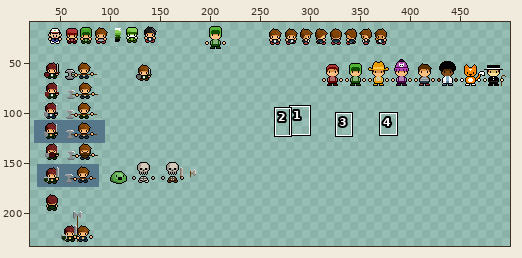
One commit to this sprite sheet: extra/jumble.png. Above: a wide view before the commit, with the close-up outlined.
Close-up. Old version:
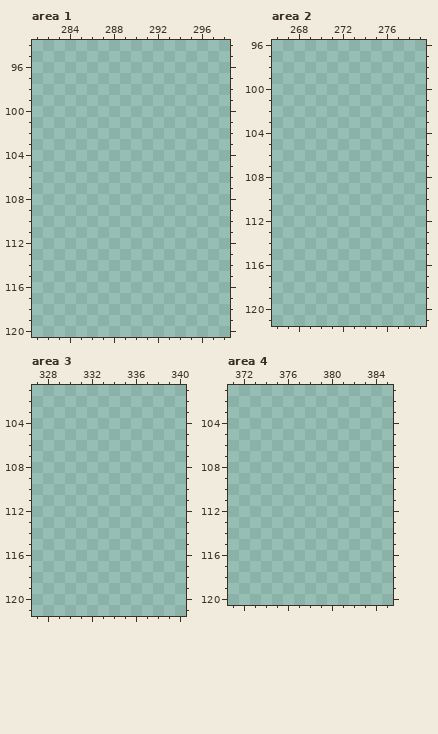
The file is 500x500 pixels. Colours within 5 levels of each other are drawn and written as one. Shown: area 1: x 281..298, y 94..120; area 2: x 266..279, y 96..121; area 3: x 327..340, y 101..121; area 4: x 371..385, y 101..120. The wide view leaves out empty margins. The commit also changed other parts of the picture, which this record leaves out.
Now the later version:
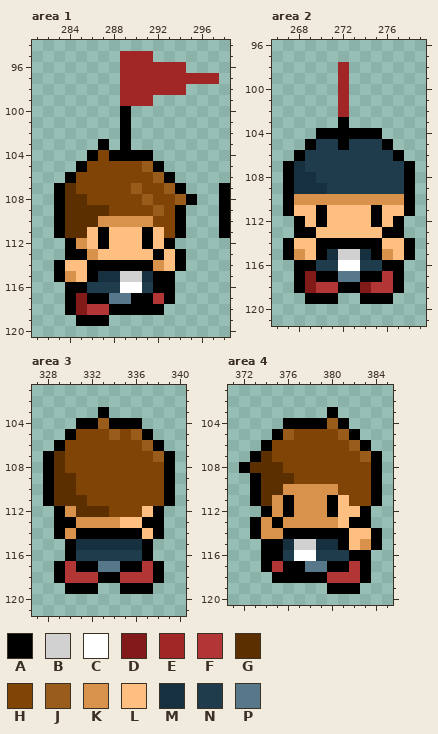
Palette (. is transparent): A #000000  B #d1d1d1  C #ffffff  D #821a1a  E #a12727  F #b33636  G #5c2f00  H #804506  J #995c1a  K #d9924c  L #ffbf80  M #163040  N #1f3c4d  P #57778a
What changed:
Changed rows in their new state; - is an unchanged pixel.
Area 1:
first column x 283:
 95 ------EEE-------
 96 ------EEEEEE----
 97 ------EEEEEEEEE-
 98 ------EEEEEE----
 99 ------EEE-------
100 ------A---------
101 ------A---------
102 ------A---------
103 ----A-A---------
104 ---AHAAAA-------
105 --AHHHHHJA------
106 -AHHHHHHHJA-----
107 AGHHHHHJHHJA---A
108 AGGHHHHHJHHJA--A
109 AGGGGHHHHJHA---A
110 AGGGKKKKKHHA---A
111 AGGLALLLALHA---A
112 -AKLALLLALA-----
113 -AAKLLLLLALA----
114 ALLAAAAAAKLA----
115 AKLAMMBBMAA-----
116 -AANNNCCNAA-----
117 -ADAAPPAAFA-----
118 -ADFFAAAAA------
119 --AAA-----------
Area 2:
first column x 267:
 98 -----E------
 99 -----E------
100 -----E------
101 -----E------
102 -----E------
103 -----A------
104 ---AAAAAA---
105 --ANNANNNA--
106 -ANNNNNNNNA-
107 AMNNNNNNNNNA
108 AMMNNNNNNNNA
109 AMMMNNNNNNNA
110 AKKKKKKKKKKA
111 ALLALLLLALLA
112 -ALALLLLALA-
113 -AALLLLLLAA-
114 ALLAAAAAALLA
115 AKLAMBBMAKLA
116 -AANNCCNNAA-
117 -ADAAPPAAFA-
118 -ADFFAADFFA-
119 --AAA--AAA--
Area 3:
first column x 328:
103 -----A------
104 ---AAJAAA---
105 --AHHHJHJA--
106 -AHHHHHHHJA-
107 AGHHHHHHHHJA
108 AGHHHHHHHHHA
109 AGGHHHHHHHHA
110 AGGHHHHHHHHA
111 AGGGHHHHHHHA
112 -AKGGGHHHLA-
113 -AAKKKKLLAA-
114 -AKAAAAAALA-
115 --AMMMMMMA--
116 --ANNNNNNA--
117 -AFAAPPAAFA-
118 -AFFFAAFFFA-
119 --AAA--AAA--
Area 4:
first column x 372:
103 --------A----
104 ----AAAAJA---
105 ---AJHHHHJA--
106 --AHHHHHHHJA-
107 -AGHHHHHHHHJA
108 AGGGHHHHHHHHA
109 -AGGGHHHHHHHA
110 -AGGKKKKKHHHA
111 -AGKAKKKALHHA
112 --AKAKKKALLA-
113 -AKAKKKKKLAA-
114 -AKKAAAAAALLA
115 --AAMBBMMALKA
116 --AANCCNNNAA-
117 --AFAAPPAAFA-
118 ---AAAAAFFFA-
119 --------AAA--
Where, in picture pixels (left, top, right, bottom), the same in both close-ups:
added: (54, 51, 230, 326)
added: (283, 62, 415, 304)
added: (43, 407, 175, 594)
added: (239, 407, 382, 594)
